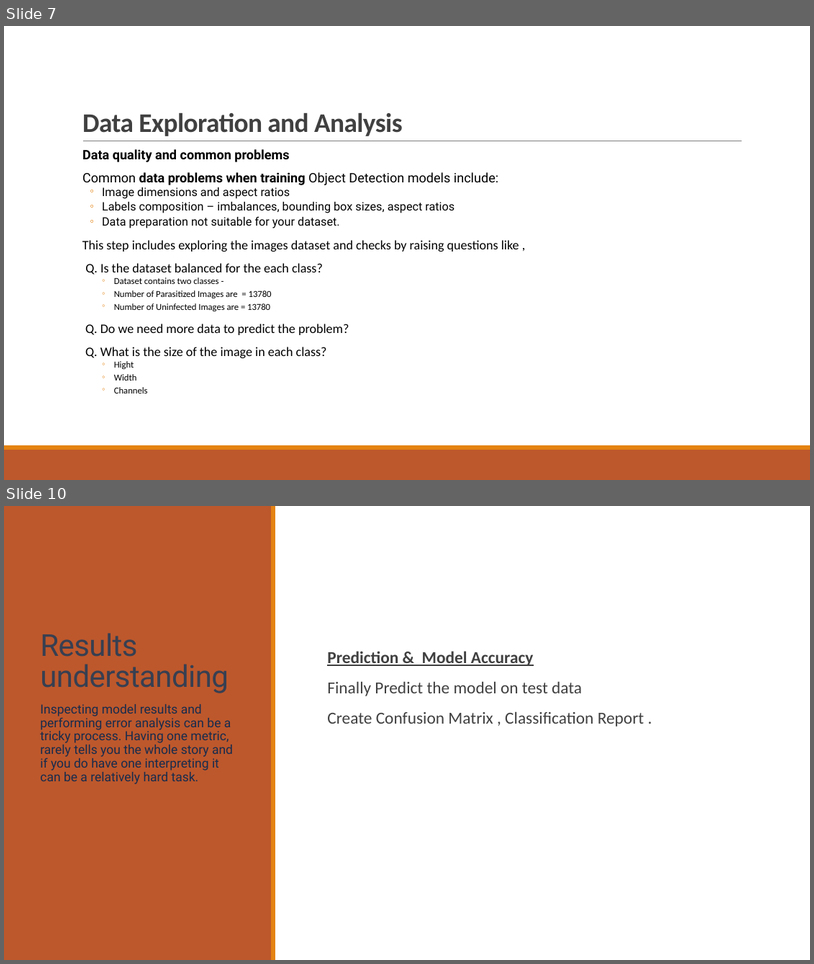
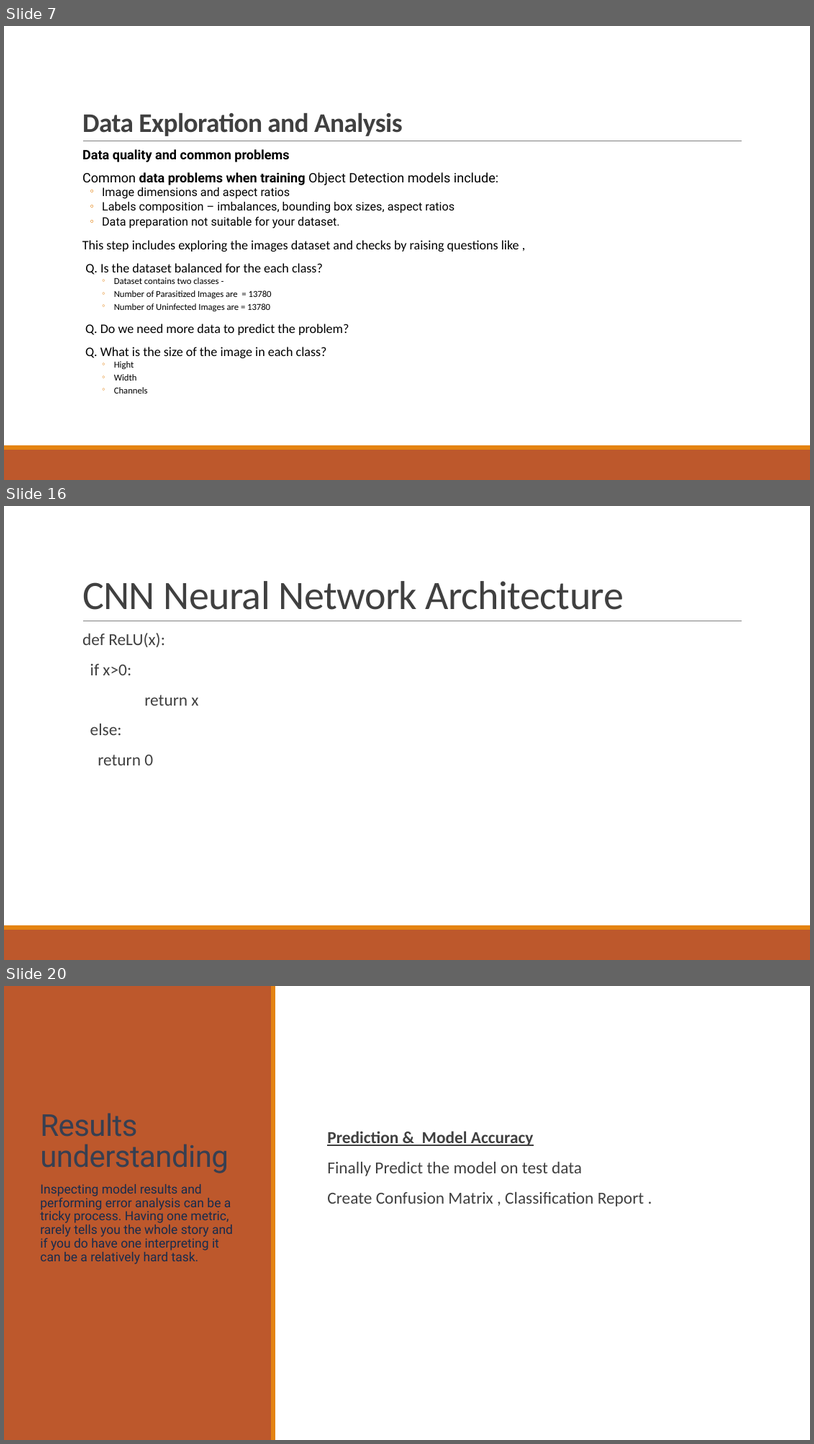
Before and after one commit to SANDIP79190219/Deep-Learning, a slide deck: Capstone Project 2.pptx. Shown one above the other, each under a label of ours: slides 7 and 10 before the commit, slides 7, 16 and 20 after it; the slides between them are not shown. The pictures are 814x964 and 814x1444 pixels, drawn with LibreOffice and Linux fonts; fonts in the diff are those of the drawing. Boxes give left, top, right and bottom in pixels: in the first picture for what was removed or moved away, otherwise in the second. Text is boxed around its words. In the diff, an @@ line names an element or a change of style, - is before the commit and + after.

```diff
--- a/Capstone Project 2.pptx
+++ b/Capstone Project 2.pptx
@@ slide 16 added at bbox=[4, 506, 810, 960], background #FFFFFF; not listed: 3 template elements that a slide beside it also shows @@
@@ title added at bbox=[82, 581, 624, 610], 48 pt, text #404040 @@
+CNN Neural Network Architecture
@@ text added at bbox=[82, 633, 198, 765], 20 pt, text #404040 @@
+  def ReLU(x):
+  if x>0:
+  return x
+  else:
+  return 0
@@ what was slide 10 is now slide 20 @@
```
Also in this commit, not shown: 2 slides changed, 9 other slides added, 4 other files.
